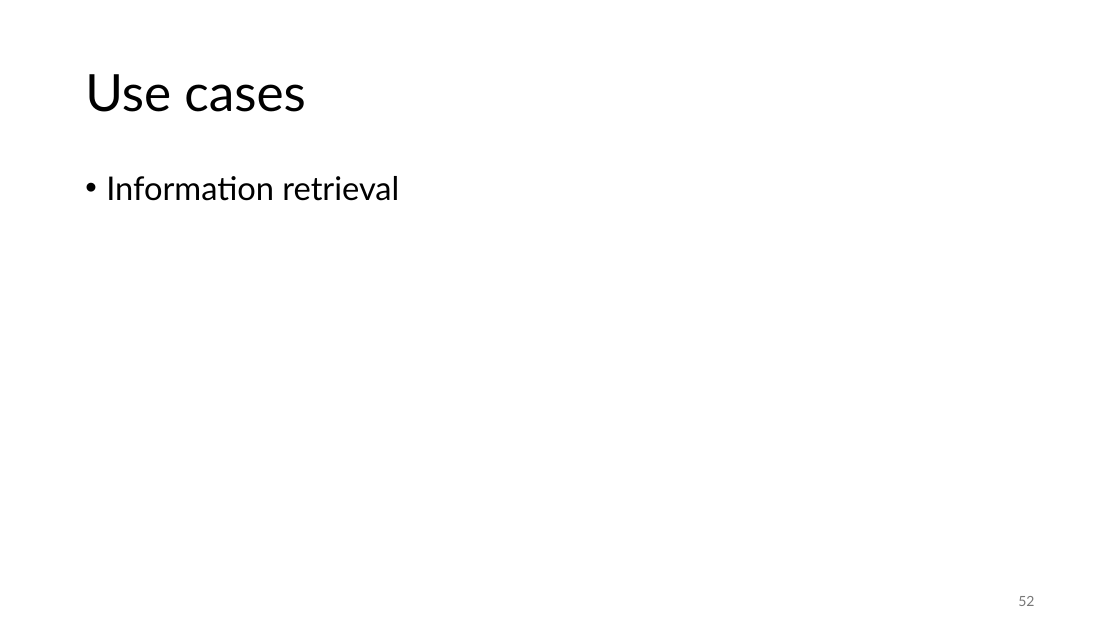
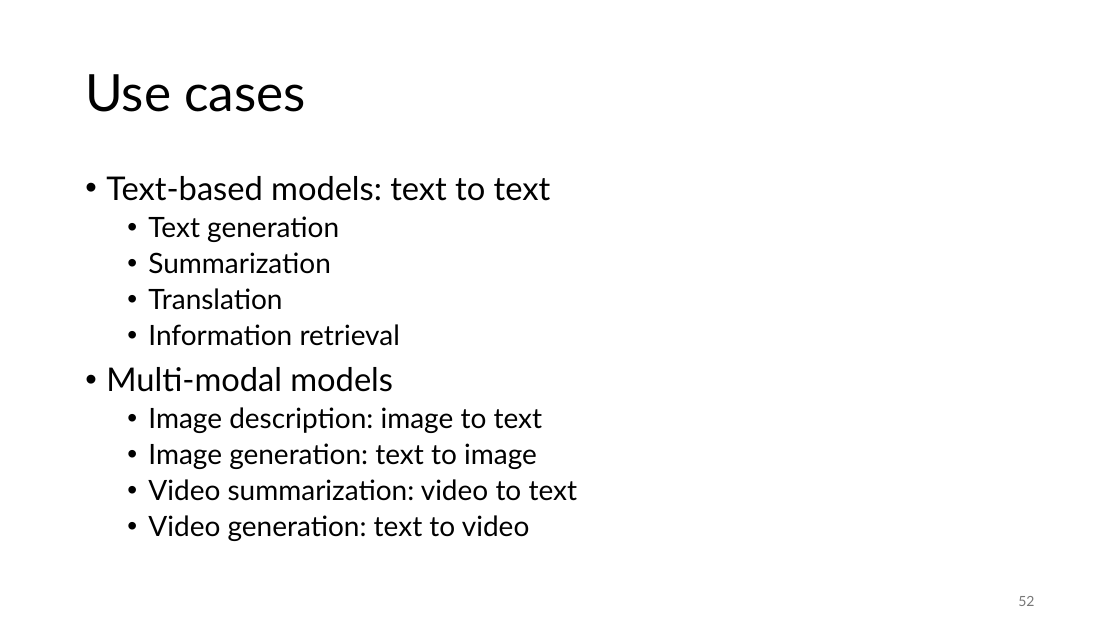
Before and after one commit to gjbex/Deploying-LLMs-locally, a slide deck: slide 52 of local_LLMs.pptx. Drawn at 1120x630 pixels with LibreOffice and Linux fonts; fonts in the diff are those of the drawing. Boxes give left, top, right and bottom in pixels: in the first picture for what was removed or moved away, otherwise in the second. Text is boxed around its words. In the diff, an @@ line names an element or a change of style, - is before the commit and + after.

```diff
--- a/local_LLMs.pptx
+++ b/local_LLMs.pptx
@@ text at bbox=[106, 176, 551, 310]: paragraphs added @@
+• Text-based models: text to text
+  • Text generation
+  • Summarization
+  • Translation
@@ text at bbox=[148, 324, 400, 346]: size 28 to 24 pt in "Information retrieval"; list level 1 to 2 in "Information retrieval" @@
@@ text at bbox=[106, 367, 578, 541]: paragraphs added @@
+• Multi-modal models
+  • Image description: image to text
+  • Image generation: text to image
+  • Video summarization: video to text
+  • Video generation: text to video
```
Also in this commit, not shown: 1 other slide changed.
